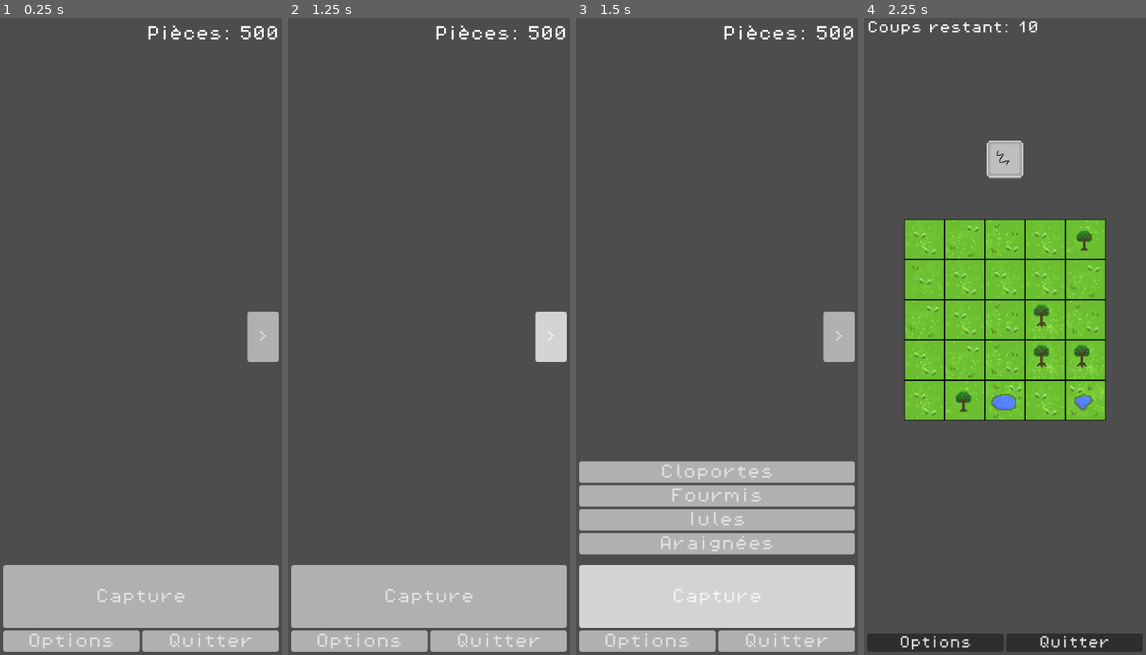
Above: before the commit, frames 1-4 (left to right).
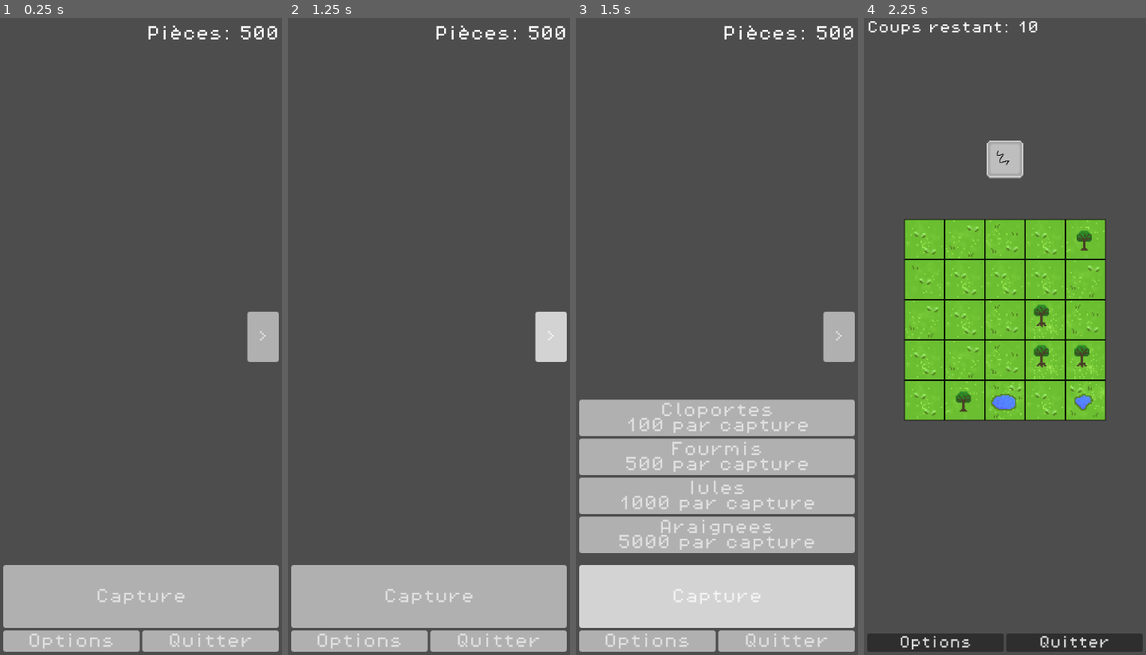
Above: after the commit, the same moments.

Repository: Franck-dev-hub/Ecopedia
Game: Godot game, scene res://scene/main.tscn
Two runs of this game, one before a commit and one after it. Both use one fixed random seed, a clock stepped at 60 frames per second and the inputs below.
Inputs:
- Up to frame 1 (0.25 s): no input
- Up to frame 2 (1.25 s): click ">" at 0.5 s
- Up to frame 3 (1.5 s): click "Capture" at 1.25 s
- Up to frame 4 (2.25 s): click "Cloportes" (after the commit: "Cloportes 100 par capture") at 2 s

Frames 1-2 are identical in both runs. In frame 3, 13% of the frame differs, in the area x 1-99%, y 59-85%; in frame 4, nothing differs.

Commit message:
Money update
Add coins feature
Add & update family capture cost
Add woodlouse family (test)

Diff:
--- a/project.godot
+++ b/project.godot
@@ -10,14 +10,16 @@
 
 [application]
 
-config/name="Ecotopia"
+config/name="Ecopedia"
 run/main_scene="res://scene/main.tscn"
 config/features=PackedStringArray("4.3", "Forward Plus")
 run/max_fps=60
 
 [autoload]
 
-Global_save="*res://script/global/sauvegarde.gd"
+global_save="*res://script/global/global_backup.gd"
+global_money="*res://script/global/global_money.gd"
+global_capture_cost="*res://script/global/global_capture_cost.gd"
 
 [display]
 
@@ -30,7 +32,7 @@
 
 [dotnet]
 
-project/assembly_name="Ecotopia"
+project/assembly_name="Ecopedia"
 
 [file_customization]
 
--- a/scene/main.tscn
+++ b/scene/main.tscn
@@ -9,7 +9,9 @@
 [ext_resource type="PackedScene" uid="uid://c0q6e7vdgcqhm" path="res://scene/templates/creature.tscn" id="5_asln8"]
 [ext_resource type="Script" path="res://script/control/control_reset_done_page.gd" id="5_xu3of"]
 [ext_resource type="Script" path="res://script/gameplay/gameplay_main.gd" id="7_1selt"]
-[ext_resource type="Script" path="res://script/global/sauvegarde.gd" id="8_314rx"]
+[ext_resource type="Script" path="res://script/global/global_backup.gd" id="8_314rx"]
+[ext_resource type="Script" path="res://script/global/global_capture_cost.gd" id="9_myrhn"]
+[ext_resource type="Script" path="res://script/global/global_money.gd" id="11_w4ogf"]
 
 [sub_resource type="StyleBoxEmpty" id="StyleBoxEmpty_w3p7b"]
 
@@ -168,8 +170,8 @@
 anchor_top = 0.5
 anchor_right = 1.0
 anchor_bottom = 0.5
-offset_top = 198.5
-offset_bottom = 346.5
+offset_top = 148.5
+offset_bottom = 296.5
 grow_horizontal = 2
 grow_vertical = 2
 
@@ -185,7 +187,7 @@
 layout_mode = 2
 text = "Iules"
 
-[node name="Araignées" type="Button" parent="Général/Main page/Main/Control/Main page/Places"]
+[node name="Araignees" type="Button" parent="Général/Main page/Main/Control/Main page/Places"]
 layout_mode = 2
 text = "Araignées"
 
@@ -198,7 +200,7 @@
 offset_bottom = 40.0
 grow_horizontal = 0
 
-[node name="Coins" type="Label" parent="Général/Main page/Main/Control/Main page/Money"]
+[node name="Coins label" type="Label" parent="Général/Main page/Main/Control/Main page/Money"]
 layout_mode = 2
 text = "Pièces: 500"
 
@@ -477,53 +479,89 @@
 visible = false
 
 [node name="Creatures" type="Node2D" parent="Général/Global"]
-
-[node name="Porcellio scaber" parent="Général/Global/Creatures" groups=["Creatures"] instance=ExtResource("5_asln8")]
+script = ExtResource("9_myrhn")
+
+[node name="Cloportes" type="Node2D" parent="Général/Global/Creatures"]
+
+[node name="Porcellio scaber" parent="Général/Global/Creatures/Cloportes" groups=["Creatures"] instance=ExtResource("5_asln8")]
 sprite_position = Vector2i(0, 3)
 pattern = [[1, 1, 1, 1]]
 
-[node name="Armadillidium vulgare" parent="Général/Global/Creatures" groups=["Creatures"] instance=ExtResource("5_asln8")]
+[node name="Armadillidium vulgare" parent="Général/Global/Creatures/Cloportes" groups=["Creatures"] instance=ExtResource("5_asln8")]
 sprite_position = Vector2i(1, 3)
 pattern = [[1], [1], [1], [1]]
-color = "blue"
-
-[node name="Trachelipus rathkii" parent="Général/Global/Creatures" groups=["Creatures"] instance=ExtResource("5_asln8")]
-position = Vector2(341.62, -247.92)
+
+[node name="Trachelipus rathkii" parent="Général/Global/Creatures/Cloportes" groups=["Creatures"] instance=ExtResource("5_asln8")]
 sprite_position = Vector2i(2, 3)
-
-[node name="Porcellio laevis" parent="Général/Global/Creatures" groups=["Creatures"] instance=ExtResource("5_asln8")]
+pattern = [[1, 1], [1, 1]]
+
+[node name="Porcellio laevis" parent="Général/Global/Creatures/Cloportes" groups=["Creatures"] instance=ExtResource("5_asln8")]
 sprite_position = Vector2i(3, 3)
-
-[node name="Armadillidium nasatum" parent="Général/Global/Creatures" groups=["Creatures"] instance=ExtResource("5_asln8")]
+pattern = [[1, 0, 0, 0], [0, 1, 0, 0], [0, 0, 1, 0], [0, 0, 0, 1]]
+coin_value = 2
+rarity = "Peu_commun"
+
+[node name="Armadillidium nasatum" parent="Général/Global/Creatures/Cloportes" groups=["Creatures"] instance=ExtResource("5_asln8")]
 sprite_position = Vector2i(4, 3)
-
-[node name="Cylisticus convexus" parent="Général/Global/Creatures" groups=["Creatures"] instance=ExtResource("5_asln8")]
+pattern = [[1, 1, 0], [0, 1, 1]]
+coin_value = 2
+rarity = "Peu_commun"
+
+[node name="Cylisticus convexus" parent="Général/Global/Creatures/Cloportes" groups=["Creatures"] instance=ExtResource("5_asln8")]
 sprite_position = Vector2i(5, 3)
-
-[node name="Armadillidium klugii" parent="Général/Global/Creatures" groups=["Creatures"] instance=ExtResource("5_asln8")]
+pattern = [[1, 1, 1, 1]]
+coin_value = 2
+rarity = "Peu_commun"
+
+[node name="Armadillidium klugii" parent="Général/Global/Creatures/Cloportes" groups=["Creatures"] instance=ExtResource("5_asln8")]
 sprite_position = Vector2i(0, 4)
-
-[node name="Haplochromatosis species" parent="Général/Global/Creatures" groups=["Creatures"] instance=ExtResource("5_asln8")]
+pattern = [[1], [1], [1]]
+coin_value = 3
+rarity = "Rare"
+
+[node name="Haplochromatosis" parent="Général/Global/Creatures/Cloportes" groups=["Creatures"] instance=ExtResource("5_asln8")]
 sprite_position = Vector2i(1, 4)
-
-[node name="Armadillidium gestroi" parent="Général/Global/Creatures" groups=["Creatures"] instance=ExtResource("5_asln8")]
+pattern = [[1, 1, 1]]
+coin_value = 3
+rarity = "Rare"
+
+[node name="Armadillidium gestroi" parent="Général/Global/Creatures/Cloportes" groups=["Creatures"] instance=ExtResource("5_asln8")]
 sprite_position = Vector2i(2, 4)
-
-[node name="Porcellio expansus species2" parent="Général/Global/Creatures" groups=["Creatures"] instance=ExtResource("5_asln8")]
+pattern = [[1, 1], [0, 1]]
+coin_value = 3
+rarity = "Epic"
+
+[node name="Porcellio expansus" parent="Général/Global/Creatures/Cloportes" groups=["Creatures"] instance=ExtResource("5_asln8")]
 sprite_position = Vector2i(3, 4)
-
-[node name="Porcellio magnificus" parent="Général/Global/Creatures" groups=["Creatures"] instance=ExtResource("5_asln8")]
+pattern = [[1, 0], [0, 1], [0, 1]]
+coin_value = 3
+rarity = "Epic"
+
+[node name="Porcellio magnificus" parent="Général/Global/Creatures/Cloportes" groups=["Creatures"] instance=ExtResource("5_asln8")]
 sprite_position = Vector2i(4, 4)
-
-[node name="Titanillus draconis" parent="Général/Global/Creatures" groups=["Creatures"] instance=ExtResource("5_asln8")]
+pattern = [[1, 0, 0], [0, 1, 1]]
+coin_value = 4
+rarity = "Légendaire"
+
+[node name="Titanillus draconis" parent="Général/Global/Creatures/Cloportes" groups=["Creatures"] instance=ExtResource("5_asln8")]
 sprite_position = Vector2i(5, 4)
+pattern = [[0, 1, 0], [1, 0, 1]]
+coin_value = 4
+rarity = "Mythique"
 
 [node name="Sauvegarde" type="Node2D" parent="Général/Global"]
 script = ExtResource("8_314rx")
 
 [node name="Money" type="Node2D" parent="Général/Global"]
+script = ExtResource("11_w4ogf")
+
+[node name="Coin timer" type="Timer" parent="Général/Global/Money"]
+autostart = true
 
 [connection signal="pressed" from="Général/Main page/Main/Control/Main page/Places/Cloportes" to="Général/Main page/Main/Control/Main page" method="_on_cloportes_pressed"]
+[connection signal="pressed" from="Général/Main page/Main/Control/Main page/Places/Fourmis" to="Général/Main page/Main/Control/Main page" method="_on_fourmis_pressed"]
+[connection signal="pressed" from="Général/Main page/Main/Control/Main page/Places/Iules" to="Général/Main page/Main/Control/Main page" method="_on_iules_pressed"]
+[connection signal="pressed" from="Général/Main page/Main/Control/Main page/Places/Araignees" to="Général/Main page/Main/Control/Main page" method="_on_araignees_pressed"]
 [connection signal="pressed" from="Général/Main page/Main/Control/Main page/Move right/Right" to="Général/Main page/Main/Control/Main page" method="_on_right_pressed"]
 [connection signal="pressed" from="Général/Main page/Main/Control/Main page/Menu/Capture" to="Général/Main page/Main/Control/Main page" method="_on_capture_pressed"]
 [connection signal="pressed" from="Général/Main page/Main/Control/Main page/Menu/Options/Options" to="Général/Main page/Main/Control/Main page" method="_on_options_pressed"]
@@ -538,3 +576,4 @@
 [connection signal="pressed" from="Général/Capture/Control/Main page/HBoxContainer/Quit" to="Général/Capture/Control/Main page" method="_on_quit_pressed"]
 [connection signal="pressed" from="Général/Capture/Control/Game end page/Menu/Rejouer" to="Général/Capture/Control/Main page" method="_on_rejouer_pressed"]
 [connection signal="pressed" from="Général/Capture/Control/Game end page/Menu/Fin" to="Général/Capture/Control/Main page" method="_on_fin_pressed"]
+[connection signal="timeout" from="Général/Global/Money/Coin timer" to="Général/Global/Money" method="_on_coin_timer_timeout"]
--- a/script/control/control_main_page.gd
+++ b/script/control/control_main_page.gd
@@ -12,14 +12,32 @@
 @onready var camera_main_page: Camera2D = $"../.."
 @onready var camera_capture: Camera2D = $"../../../../Capture"
 
+# Labels
+@onready var coins_label: Label = $"Money/Coins label"
+@onready var cloportes: Button = $Places/Cloportes
+@onready var fourmis: Button = $Places/Fourmis
+@onready var iules: Button = $Places/Iules
+@onready var araignees: Button = $"Places/Araignees"
+
 #endregion
 
 #region Game
 func _ready() -> void:
+	# Init family cost
+	if not global_save.get_value(global_save.save_paths["capture_cost"], "Cloportes"):
+		global_capture_cost._ready()
+	cloportes.text = "Cloportes\n" + str(global_save.get_value(global_save.save_paths["capture_cost"], "Cloportes")) + " par capture"
+	fourmis.text = "Fourmis\n" + str(global_save.get_value(global_save.save_paths["capture_cost"], "Fourmis")) + " par capture"
+	iules.text = "Iules\n" + str(global_save.get_value(global_save.save_paths["capture_cost"], "Iules")) + " par capture"
+	araignees.text = "Araignees\n" + str(global_save.get_value(global_save.save_paths["capture_cost"], "Araignees")) + " par capture"
+
+	# Init pages
 	initialise()
 
-func _process(_delta: float) -> void:
-	pass
+	# Init money
+	global_money._on_coin_timer_timeout()
+	if global_save.get_value(global_save.save_paths["money"], "Coins") == null:
+		global_money.set_money(500)
 
 func initialise():
 	main_page.visible = true
@@ -48,7 +66,7 @@
 		return "Capture button error"
 
 func _on_right_pressed():
-	pass # Replace with function body.
+	pass
 
 func _on_options_pressed():
 	main_page.visible = false
@@ -61,6 +79,46 @@
 
 #region creatures
 func _on_cloportes_pressed() -> void:
-	switch_to_camera(camera_capture)
+	var capture_cloportes_value = global_save.get_value(global_save.save_paths["capture_cost"], "Cloportes")
+	if global_save.get_value(global_save.save_paths["money"], "Coins", 0) <= capture_cloportes_value:
+		pass
+	else:
+		switch_to_camera(camera_capture)
+		global_money.remove_money(capture_cloportes_value)
+		capture_cloportes_value += 5
+		global_save.set_value(global_save.save_paths["capture_cost"], "Cloportes", capture_cloportes_value)
+
+func _on_fourmis_pressed() -> void:
+	pass
+	#var capture_fourmis_value = global_save.get_value(global_save.save_paths["capture_cost"], "Fourmis")
+	#if global_save.get_value(global_save.save_paths["money"], "Coins", 0) <= capture_fourmis_value:
+		#pass
+	#else:
+		#switch_to_camera(camera_capture)
+		#global_money.remove_money(capture_fourmis_value)
+		#capture_fourmis_value += 5
+		#global_save.set_value(global_save.save_paths["capture_cost"], "Fourmis", capture_fourmis_value)
+
+func _on_iules_pressed() -> void:
+	pass
+	#var capture_iules_value = global_save.get_value(global_save.save_paths["capture_cost"], "Iules")
+	#if global_save.get_value(global_save.save_paths["money"], "Coins", 0) <= capture_iules_value:
+		#pass
+	#else:
+		#switch_to_camera(camera_capture)
+		#global_money.remove_money(capture_iules_value)
+		#capture_iules_value += 5
+		#global_save.set_value(global_save.save_paths["capture_cost"], "Iules", capture_iules_value)
+
+func _on_araignees_pressed() -> void:
+	pass
+	#var capture_araignees_value = global_save.get_value(global_save.save_paths["capture_cost"], "Araignees")
+	#if global_save.get_value(global_save.save_paths["money"], "Coins", 0) <= capture_araignees_value:
+		#pass
+	#else:
+		#switch_to_camera(camera_capture)
+		#global_money.remove_money(capture_araignees_value)
+		#capture_araignees_value += 5
+		#global_save.set_value(global_save.save_paths["capture_cost"], "Araignees", capture_araignees_value)
 
 #endregion
--- a/script/control/control_reset_done_page.gd
+++ b/script/control/control_reset_done_page.gd
@@ -1,9 +1,4 @@
 extends Control
 
-# Pages
-@onready var reset_done_page: Control = $"."
-@onready var option_page: Control = $"../Option page"
-
 func _on_timer_timeout() -> void:
-	option_page.visible = true
-	reset_done_page.visible = false
+	get_tree().reload_current_scene()
--- a/script/control/control_reset_page.gd
+++ b/script/control/control_reset_page.gd
@@ -13,7 +13,7 @@
 
 #region Menu
 func _on_tout_supprimer_pressed() -> void:
-	Global_save.reset_save()
+	global_save.reset_save()
 	timer.start()
 	reset_done_page.visible = true
 	reset_page.visible = false
--- a/script/gameplay/gameplay_main.gd
+++ b/script/gameplay/gameplay_main.gd
@@ -118,7 +118,6 @@
 			var tile_creature = creature_layer.get_cell_tile_data(cell)
 			if foreground_layer.get_cell_tile_data(cell):
 				stamina -= 1
-				print(stamina)
 				update_stamina()
 
 			if tile_creature:
@@ -126,11 +125,8 @@
 				if tile_count == total_tiles:
 					discover(true)
 
-			# Erase the clicked tile
-			print("Erasing tile at position: ", cell)
 			foreground_layer.erase_cell(cell)
 
-		# End game if stamina is 0
 		if stamina == 0:
 			discover(false)
 
@@ -171,14 +167,14 @@
 
 func save(win: bool):
 	if win:
-		if Global_save.get_value(Global_save.save_paths["creature"], current_creature):
-			var current_value = Global_save.get_value(Global_save.save_paths["creature"], current_creature)
+		if global_save.get_value(global_save.save_paths["creature"], current_creature):
+			var current_value = global_save.get_value(global_save.save_paths["creature"], current_creature)
 			current_value += 1
-			Global_save.set_value(Global_save.save_paths["creature"], current_creature, current_value)
+			global_save.set_value(global_save.save_paths["creature"], current_creature, current_value)
 			print(current_creature, ": ", current_value)
 		else:
 			var current_value = 1
-			Global_save.set_value(Global_save.save_paths["creature"], current_creature, current_value)
+			global_save.set_value(global_save.save_paths["creature"], current_creature, current_value)
 			print(current_creature, ": ", current_value)
 
 #endregion
--- /dev/null
+++ b/script/global/global_backup.gd
@@ -0,0 +1,75 @@
+extends Node
+
+# Init save file + datas
+var save_data: Dictionary = {}
+var cache: Dictionary = {}
+@export var save_paths: Dictionary = {
+	"creature": "user://savegame_1.save",
+	"money": "user://savegame_2.save",
+	"capture_cost": "user://savegame_3.save",
+}
+
+func _ready():
+	# Load save file + datas
+	for key in save_paths.keys():
+		var path = save_paths[key]
+		load_save(path)
+
+func save(save_path):
+	if not cache.has(save_path):
+		print("Error: No cache for this file: ", save_path)
+		return
+
+	var save_file = FileAccess.open(save_path, FileAccess.WRITE)
+	if save_file:
+		save_file.store_var(cache[save_path])
+		save_file.close()
+		#print("Backup achieved for: ", save_path)
+		#print("Datas: ", cache[save_path])
+	else:
+		print("Backup error")
+
+func load_save(save_path):
+	if not cache.has(save_path):
+		cache[save_path] = {}
+
+	if FileAccess.file_exists(save_path):
+		var save_file = FileAccess.open(save_path, FileAccess.READ)
+		if save_file:
+			cache[save_path] = save_file.get_var()
+			save_file.close()
+			print("Load datas from ", save_path, " : ", cache[save_path])
+		else:
+			print("Error opening file: ", save_path)
+	else:
+		print("No backup found for: ", save_path, "Data initialization.")
+		save(save_path)
+
+func reset_save():
+	for path in save_paths.values():
+		if FileAccess.file_exists(path):
+			var save_file = FileAccess.open(path, FileAccess.WRITE)
+			if save_file:
+				save_file.store_var({})
+				save_file.close()
+				cache[path] = {}
+				print("Reset backup for: ", path)
+		load_save(path)
+
+func get_value(save_path: String, key: Variant = null, default_value: Variant = null) -> Variant:
+	# If the data for this path is not in the cache, we load it.
+	if not cache.has(save_path):
+		load_save(save_path)
+
+	# If a key is specified, we return the value associated with this key
+	if key != null:
+		return cache[save_path].get(key, default_value)
+	# If no key is specified, all the data for this path is returned
+	else:
+		return cache[save_path]
+
+func set_value(save_path: String, key: String, value: Variant) -> void:
+	if not cache.has(save_path):
+		load_save(save_path)
+	cache[save_path][key] = value
+	save(save_path)
--- /dev/null
+++ b/script/global/global_capture_cost.gd
@@ -0,0 +1,8 @@
+extends Node2D
+
+func _ready() -> void:
+	if not global_save.get_value(global_save.save_paths["capture_cost"]):
+		global_save.set_value(global_save.save_paths["capture_cost"], "Cloportes", 100)
+		global_save.set_value(global_save.save_paths["capture_cost"], "Fourmis", 500)
+		global_save.set_value(global_save.save_paths["capture_cost"], "Iules", 1000)
+		global_save.set_value(global_save.save_paths["capture_cost"], "Araignees", 5000)
--- /dev/null
+++ b/script/global/global_money.gd
@@ -0,0 +1,44 @@
+extends Node2D
+
+@onready var coin_timer: Timer = $"Coin timer"
+@onready var coins_label = get_tree().root.get_node("Main/Général/Main page/Main/Control/Main page/Money/Coins label")
+
+var coins_per_sec: int = 0
+
+func get_money() -> int:
+	return global_save.get_value(global_save.save_paths["money"], "Coins", 0)
+
+func set_money(amount: int):
+	global_save.set_value(global_save.save_paths["money"], "Coins", amount)
+	print("Coins: ", amount)
+
+func add_money(quantity: int):
+	set_money(get_money() + quantity)
+
+func remove_money(quantity: int):
+	set_money(max(get_money() - quantity, 0))
+
+func _on_coin_timer_timeout() -> void:
+	# Get total coins
+	var total_coins = global_save.get_value(global_save.save_paths["money"], "Coins")
+	# Get creatures infos
+	var creature_data = global_save.get_value(global_save.save_paths["creature"])
+	if creature_data.keys():
+		var total_gain_per_sec = 0
+		var creatures = get_tree().get_nodes_in_group("Creatures")
+		for creature_name in creature_data.keys():
+			if creature_data.has(creature_name):
+				var creature_count = creature_data.get(creature_name)
+				if creature_count != null:
+					var gain_per_sec = 0
+					for creature in creatures:
+						if creature.name == creature_name:
+							gain_per_sec = creature.coin_value * creature_count
+					total_gain_per_sec += gain_per_sec
+		# Update total coin
+		total_coins += total_gain_per_sec
+		global_save.set_value(global_save.save_paths["money"], "Coins", total_coins)
+
+		# Mise à jour de l'UI
+		coins_label = get_tree().root.get_node("Main/Général/Main page/Main/Control/Main page/Money/Coins label")
+		coins_label.text = "Coins: " + str(total_coins) + "\nGain par sec: " + str(total_gain_per_sec)
--- a/script/global/sauvegarde.gd
+++ /dev/null
@@ -1,74 +0,0 @@
-extends Node
-
-# Chaque fichier de sauvegarde a ses propres données
-var save_data: Dictionary = {}
-var cache: Dictionary = {}
-const save_paths: Dictionary = {
-	"creature": "user://savegame_1.save",
-	"money": "user://savegame_2.save"
-}
-
-func _ready():
-	# Charger les données de chaque fichier au démarrage
-	for key in save_paths.keys():
-		var path = save_paths[key]
-		load_save(path)
-
-func save(save_path):
-	if not cache.has(save_path):
-		print("Erreur : Aucun cache pour ce fichier: ", save_path)
-		return
-
-	var save_file = FileAccess.open(save_path, FileAccess.WRITE)
-	if save_file:
-		save_file.store_var(cache[save_path])  # Sauvegarde uniquement les données pour ce fichier
-		save_file.close()
-		#print("Sauvegarde réussie pour: ", save_path)
-		#print("Données: ", cache[save_path])
-	else:
-		print("Erreur lors de la sauvegarde.")
-
-func load_save(save_path):
-	if not cache.has(save_path):
-		cache[save_path] = {}
-
-	if FileAccess.file_exists(save_path):
-		var save_file = FileAccess.open(save_path, FileAccess.READ)
-		if save_file:
-			cache[save_path] = save_file.get_var()
-			save_file.close()
-			print("Données chargées depuis ", save_path, " : ", cache[save_path])
-		else:
-			print("Erreur lors de l'ouverture du fichier: ", save_path)
-	else:
-		print("Aucune sauvegarde trouvée pour: ", save_path, " Initialisation des données.")
-		save(save_path)
-
-func reset_save():
-	for path in save_paths.values():
-		if FileAccess.file_exists(path):
-			var save_file = FileAccess.open(path, FileAccess.WRITE)
-			if save_file:
-				save_file.store_var({})
-				save_file.close()
-				cache[path] = {}
-				print("Sauvegarde réinitialisée pour: ", path)
-		load_save(path)
-
-func get_value(path: String, key: Variant = null, default_value: Variant = null) -> Variant:
-	# Si les données pour ce chemin ne sont pas dans le cache, on les charge
-	if not cache.has(path):
-		load_save(path)
-
-	# Si une clé est spécifiée, on retourne la valeur associée à cette clé
-	if key != null:
-		return cache[path].get(key, default_value)
-	# Si aucune clé n'est spécifiée, on retourne toutes les données pour ce chemin
-	else:
-		return cache[path]
-
-func set_value(path: String, key: String, value: Variant) -> void:
-	if not cache.has(path):
-		load_save(path)
-	cache[path][key] = value
-	save(path)
--- a/script/templates/template_creature.gd
+++ b/script/templates/template_creature.gd
@@ -1,4 +1,4 @@
-class_name Creature extends Node2D
+extends Node2D
 
 @export var sprite_position: Vector2i = Vector2i(0, 0)
 @export var pattern: Array = [[0, 0, 0, 0], [0, 0, 0, 0], [0, 0, 0, 0], [0, 0, 0, 0]]
Not shown: 1 places in scene/main.tscn that only renumber resources
